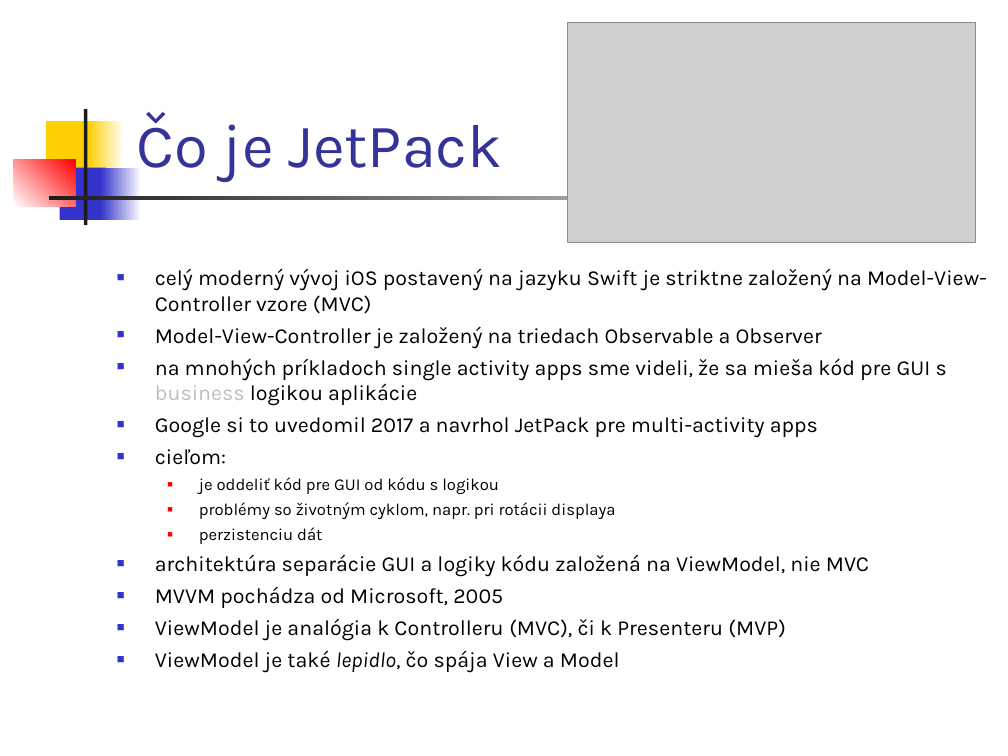
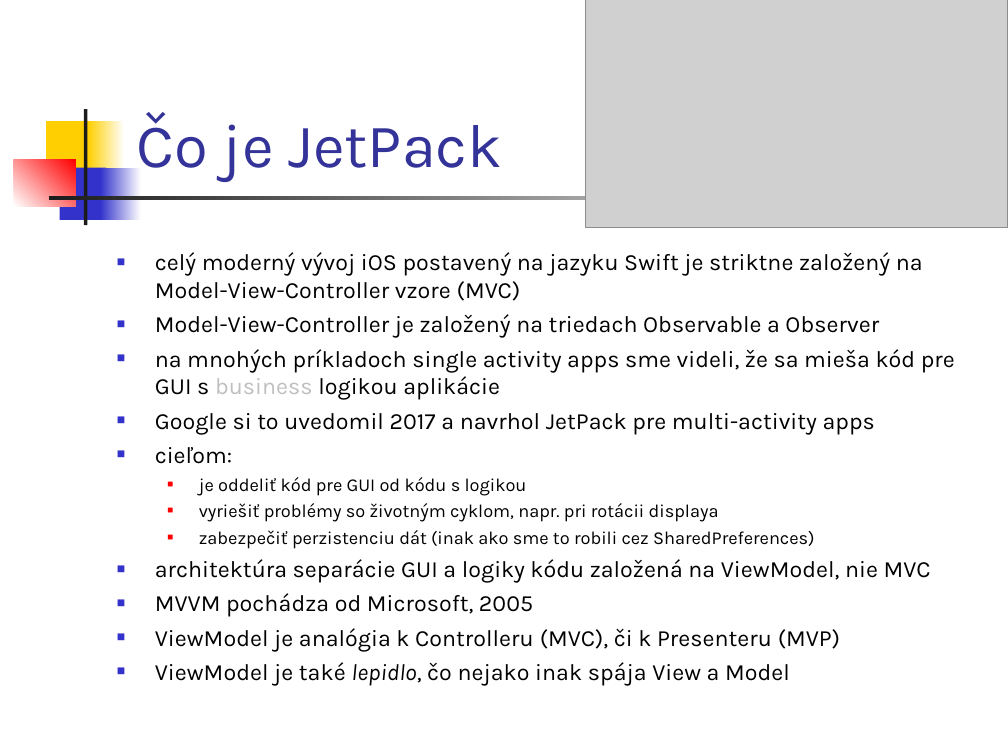
Before and after one commit to vmandro/Prednasky, a slide deck: slide 11 of 07/07_Android.ppt (slide 10 before the commit). Drawn at 1008x756 pixels with LibreOffice and Linux fonts; fonts in the diff are those of the drawing; grey boxes stand for pictures. Boxes give left, top, right and bottom in pixels: in the first picture for what was removed or moved away, otherwise in the second. Text is boxed around its words. In the diff, an @@ line names an element or a change of style, - is before the commit and + after.

```diff
--- a/07/07_Android.ppt
+++ b/07/07_Android.ppt
@@ picture: place and size @@
-picture at bbox=[568, 23, 976, 243]
+picture at bbox=[586, 0, 1008, 227]
@@ text "celý moderný vývoj iOS postavený ...": place and size @@
-text "celý moderný vývoj iOS postavený ..." at bbox=[155, 268, 987, 673]
+text "celý moderný vývoj iOS postavený ..." at bbox=[155, 252, 955, 685]
@@ text at bbox=[155, 252, 955, 651]: size 15.3 to 16.6 pt in "celý moderný vývoj iOS postavený na jazyku ...", "Model-View-Controller je založený na triedach Observable a ...", "na mnohých príkladoch single activity apps sme ...", "Google si to uvedomil 2017 a navrhol ..." and 4 more places; size 11.9 to 12.9 pt in "je oddeliť kód pre GUI od kódu ..." @@
@@ text at bbox=[199, 503, 815, 549]: text changed; size 11.9 to 12.9 pt @@
-  ■ problémy so životným cyklom, napr. pri rotácii displaya
-  ■ perzistenciu dát
+  ■ vyriešiť problémy so životným cyklom, napr. pri rotácii displaya
+  ■ zabezpečiť perzistenciu dát (inak ako sme to robili cez SharedPreferences)
@@ text at bbox=[155, 662, 790, 685]: text changed; size 15.3 to 16.6 pt @@
-■ ViewModel je také lepidlo, čo spája View a Model
+■ ViewModel je také lepidlo, čo nejako inak spája View a Model
```
Also in this commit, not shown: 29 other slides changed, 3 slides added, 1 slide removed, 1 other file.
